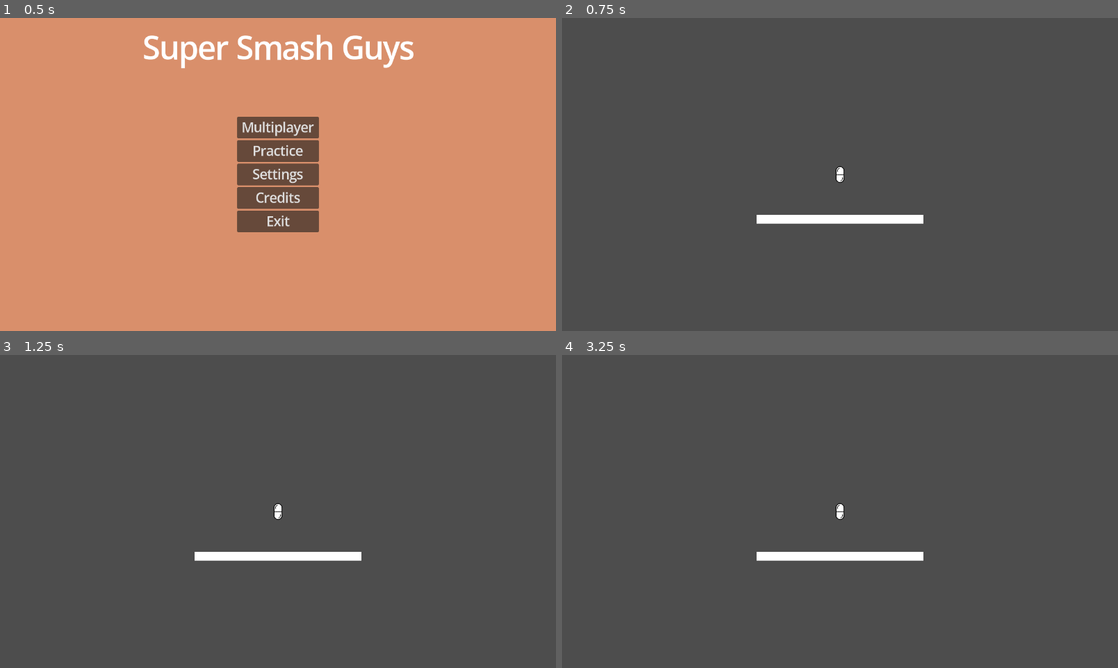
Above: before the commit, frames 1-4 (two rows, left to right).
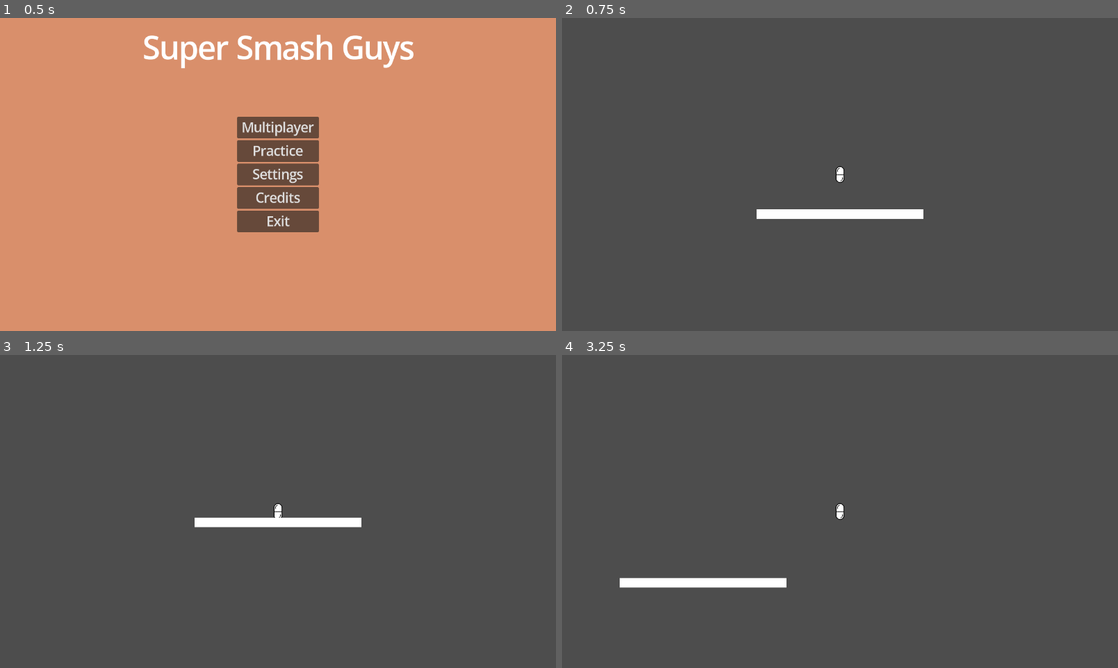
Above: after the commit, the same moments.

Repository: Rivmo/Super-Smash-Guys
Game: Godot game, scene res://scenes/main_menu_screen.tscn
Same seed, same stepped clock (60 frames per second), same inputs: the game is played once before the commit and once after it.
Inputs (mouse positions are in pixels of both pictures, inside the frame that each line leads up to):
- Up to frame 1 (0.5 s): no input
- Up to frame 2 (0.75 s): click "Practice" at 0.5 s
- Up to frame 3 (1.25 s): no input
- Up to frame 4 (3.25 s): tap Enter at 1.25 s; move the mouse to (962, 495) at 1.27 s; hold Right (Right) 1.28-2.78 s; tap Alt at 1.35, 2.85 s; click (962, 495) at 1.42 s; tap Up (Jump) at 1.52, 2.27 s; move the mouse to (728, 527) at 2.02 s; tap Shift at 2.1 s; move the mouse to (895, 442) at 2.77 s; hold Left (Left) from 2.78 s (still down)

Frame 1 is identical in both runs. In frame 2, 1.0% of the frame differs, in the area x 35-65%, y 61-66%; in frame 3, 1.8%; in frame 4, 1.9%, in the area x 10-65%, y 62-75%.

Commit message:
Bug fix
Fixed bugs with character physics not working

Diff:
--- a/scenes/placeholder_arena.tscn
+++ b/scenes/placeholder_arena.tscn
@@ -5,22 +5,19 @@
 [sub_resource type="RectangleShape2D" id="RectangleShape2D_hunim"]
 size = Vector2(384, 20)
 
+[sub_resource type="QuadMesh" id="QuadMesh_hunim"]
+
 [node name="Node2D" type="Node2D" unique_id=2101625577]
-position = Vector2(643, 460)
 
-[node name="CharacterBody2D" parent="." unique_id=142461306 instance=ExtResource("1_hunim")]
+[node name="CharacterBody2D2" parent="." unique_id=142461306 instance=ExtResource("1_hunim")]
 position = Vector2(0, -103)
-script = null
 
-[node name="Area2D" type="Area2D" parent="." unique_id=160365863]
+[node name="StaticBody2D" type="StaticBody2D" parent="." unique_id=27430171]
 
-[node name="CollisionShape2D" type="CollisionShape2D" parent="Area2D" unique_id=393426004]
+[node name="CollisionShape2D" type="CollisionShape2D" parent="StaticBody2D" unique_id=393426004]
 shape = SubResource("RectangleShape2D_hunim")
 debug_color = Color(0, 0.6, 0.69803923, 0.41568628)
 
-[node name="ColorRect" type="ColorRect" parent="Area2D" unique_id=477938113]
-offset_left = -192.0
-offset_top = -10.0
-offset_right = 192.0
-offset_bottom = 10.0
-metadata/_edit_use_anchors_ = true
+[node name="MeshInstance2D" type="MeshInstance2D" parent="StaticBody2D" unique_id=1704214878]
+scale = Vector2(383.99997, 22)
+mesh = SubResource("QuadMesh_hunim")
--- a/scenes/player_character.tscn
+++ b/scenes/player_character.tscn
@@ -3,14 +3,13 @@
 [ext_resource type="Script" uid="uid://d4clnmmeoidt4" path="res://scripts/player_character.gd" id="1_6r27q"]
 [ext_resource type="Texture2D" uid="uid://c5j48tkuyi5y7" path="res://images/capsule.png" id="1_56udc"]
 
-[sub_resource type="RectangleShape2D" id="RectangleShape2D_6r27q"]
-size = Vector2(20, 38)
+[sub_resource type="CapsuleShape2D" id="CapsuleShape2D_6r27q"]
 
 [node name="CharacterBody2D" type="CharacterBody2D" unique_id=142461306]
 script = ExtResource("1_6r27q")
 
 [node name="CollisionShape2D" type="CollisionShape2D" parent="." unique_id=1431250880]
-shape = SubResource("RectangleShape2D_6r27q")
+shape = SubResource("CapsuleShape2D_6r27q")
 
 [node name="Sprite2D" type="Sprite2D" parent="." unique_id=1711493168]
 scale = Vector2(0.13793105, 0.14074074)
--- a/scripts/player_character.gd
+++ b/scripts/player_character.gd
@@ -9,7 +9,7 @@
 var playerheight := 0
 
 func _ready() -> void:
-	position = Vector2(640,400)
+	pass
 
 func _physics_process(delta: float) -> void:
 	# Add the gravity.
